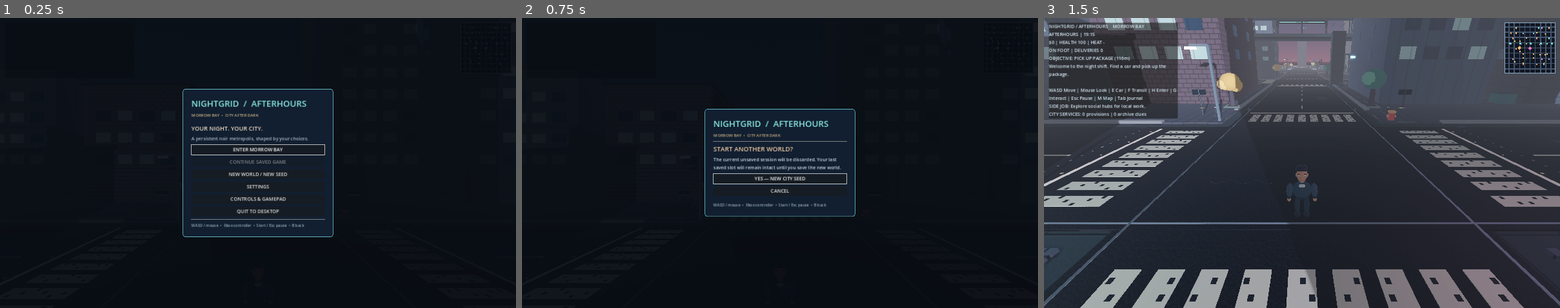
Above: before the commit, frames 1-3 (left to right).
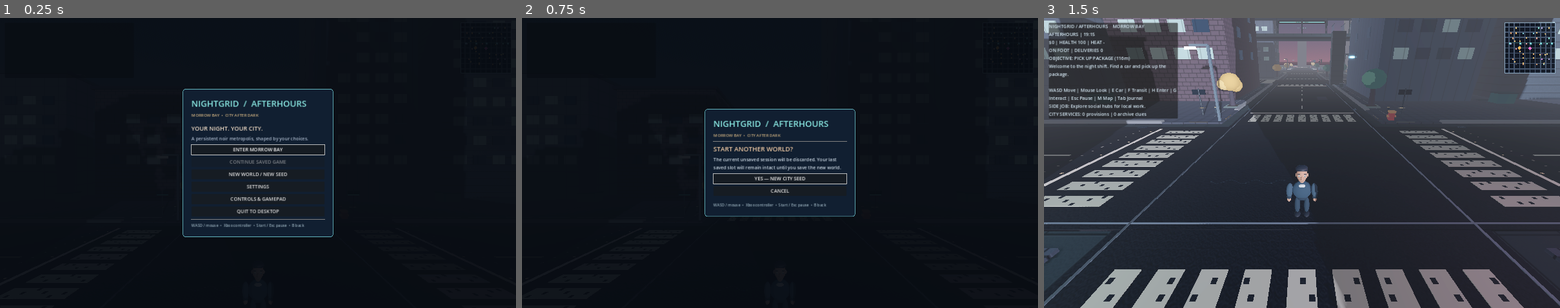
Above: after the commit, the same moments.

Repository: ProhibitedTV/NightGrid-Afterhours
Game: Godot game, scene res://scenes/main.tscn
Same seed, same stepped clock (60 frames per second), same inputs: the game is played once before the commit and once after it.
Inputs:
- Up to frame 1 (0.25 s): no input
- Up to frame 2 (0.75 s): click "NEW WORLD / NEW SEED" at 0.5 s
- Up to frame 3 (1.5 s): click "YES — NEW CITY SEED" at 1.25 s

The runs differ from the first frame. In frame 3, 4.3% of the frame differs, in the area x 0-100%, y 0-100%.

Commit message:
Align rendered/collidable building fronts to the real business facades instead of detached arbitrary parcel z offsets

Diff:
--- a/scripts/city_details.gd
+++ b/scripts/city_details.gd
@@ -321,7 +321,11 @@
 			profile = (parcel[building] as Dictionary).duplicate(true)
 		if (not WorldPlan.is_core_block(ix, iz)) or WorldPlan.lot_variant_index(ix, iz, world_seed) > 0:
 			_statistics["variant_lots"] += 1
-		var z: float = center.z + profile["offset_z"]
+		# The procedural shells once sat at arbitrary offset_z depths while
+		# permanent business façades were attached at center.z - 14.88.
+		# Align the actual collision + mesh frontage to the same curb plane.
+		# Width, depth, height, material and seed manifest remain unchanged.
+		var z: float = center.z - WorldPlan.PUBLIC_FACADE_SETBACK + float(profile["depth"]) * 0.5
 		_build_building(Vector3(x, 0.0, z), profile, district, ix, iz, building)
 		_statistics["authored_lots"] += 1
 	# The gap between the two buildings reads as a service alley.
